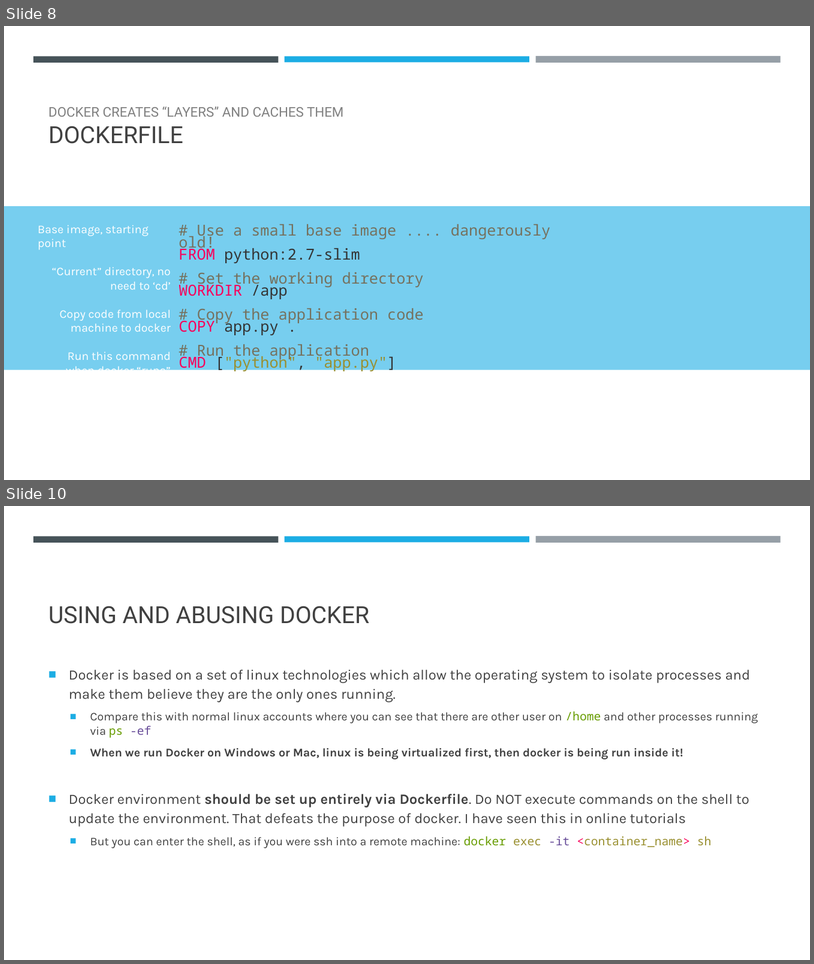
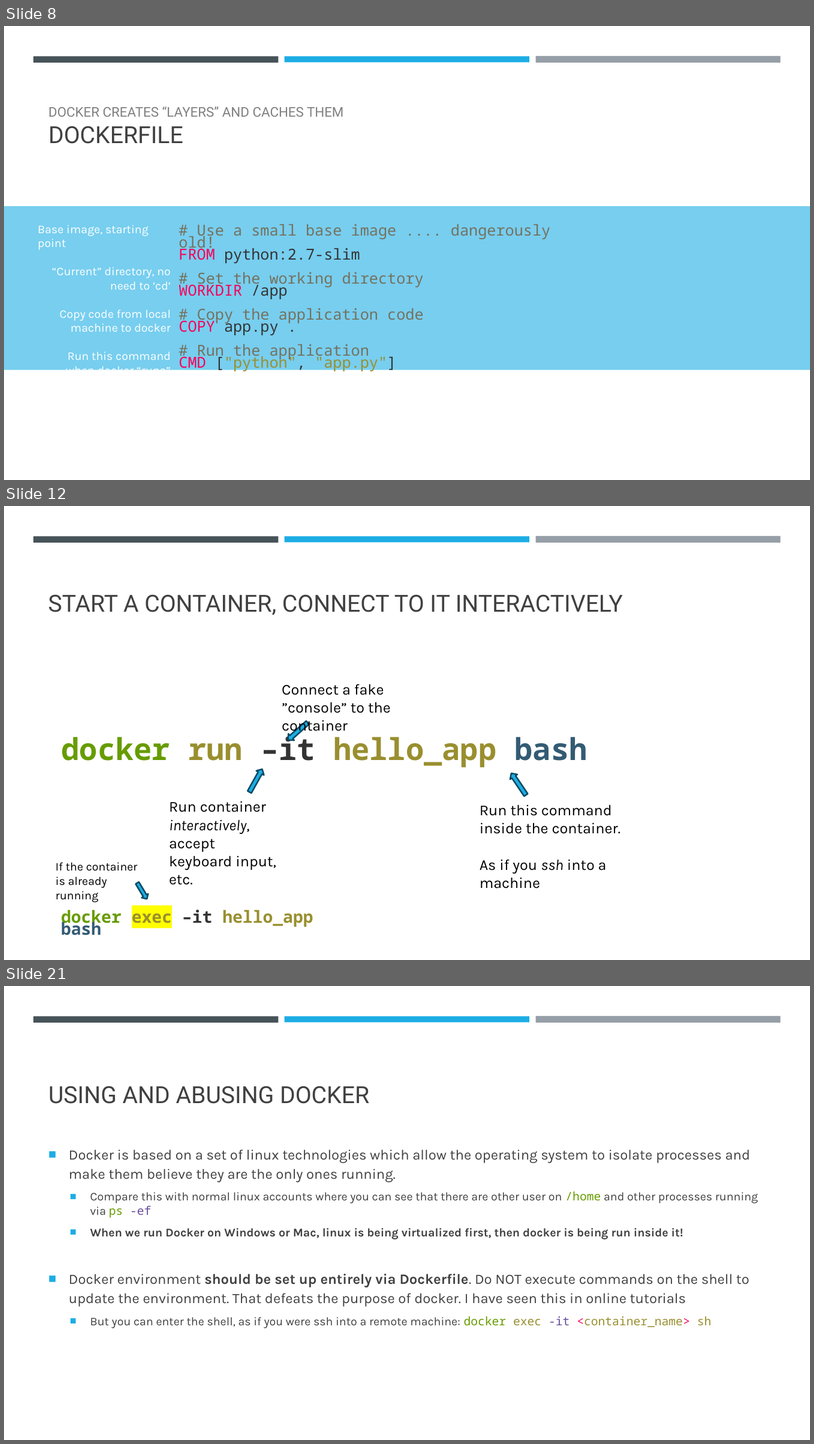
Before and after one commit to falconair/ProgrammingForAnalytics, a slide deck: lectures/120_dockerize_python_app/Docker – an introduction.pptx. Shown one above the other, each under a label of ours: slides 8 and 10 before the commit, slides 8, 12 and 21 after it; the slides between them are not shown. The pictures are 814x964 and 814x1444 pixels, drawn with LibreOffice and Linux fonts; fonts in the diff are those of the drawing. Boxes give left, top, right and bottom in pixels: in the first picture for what was removed or moved away, otherwise in the second. Text is boxed around its words. In the diff, an @@ line names an element or a change of style, - is before the commit and + after.

Commit message:
Update Docker presentation to include more detail

```diff
--- a/lectures/120_dockerize_python_app/Docker – an introduction.pptx
+++ b/lectures/120_dockerize_python_app/Docker – an introduction.pptx
@@ slide 12 added at bbox=[4, 506, 810, 960], background #FFFFFF; not listed: 3 template elements that a slide beside it also shows @@
@@ title added at bbox=[48, 594, 623, 615], 28 pt, text #404040 @@
+START A CONTAINER, CONNECT TO IT INTERACTIVELY
@@ text added at bbox=[282, 684, 391, 735], 18 pt, text #000000 @@
+Connect a fake ”console” to the container
@@ up arrow added at bbox=[285, 719, 311, 742], fill #1CADE4, outline #0C4C64 1.75 pt @@
@@ text added at bbox=[62, 731, 588, 767], 36 pt, text #998F2F, bold @@
+docker run –it hello_app bash
@@ up arrow added at bbox=[246, 767, 266, 794], fill #1CADE4, outline #0C4C64 1.75 pt @@
@@ up arrow added at bbox=[508, 771, 530, 797], fill #1CADE4, outline #0C4C64 1.75 pt @@
@@ text added at bbox=[169, 801, 276, 885], 18 pt, text #000000 @@
+Run container interactively, accept keyboard input, etc.
@@ text added at bbox=[480, 804, 621, 888], 18 pt, text #000000 @@
+Run this command inside the container.
+As if you ssh into a machine
@@ text added at bbox=[56, 862, 138, 902], 14 pt, text #000000 @@
+If the container is already running
@@ up arrow added at bbox=[134, 880, 150, 901], fill #1CADE4, outline #0C4C64 1.75 pt @@
@@ text added at bbox=[61, 909, 313, 935], 20 pt, text #998F2F, bold @@
+docker exec –it hello_app bash
@@ what was slide 10 is now slide 21 @@
```
Also in this commit, not shown: 2 slides changed, 12 other slides added.
